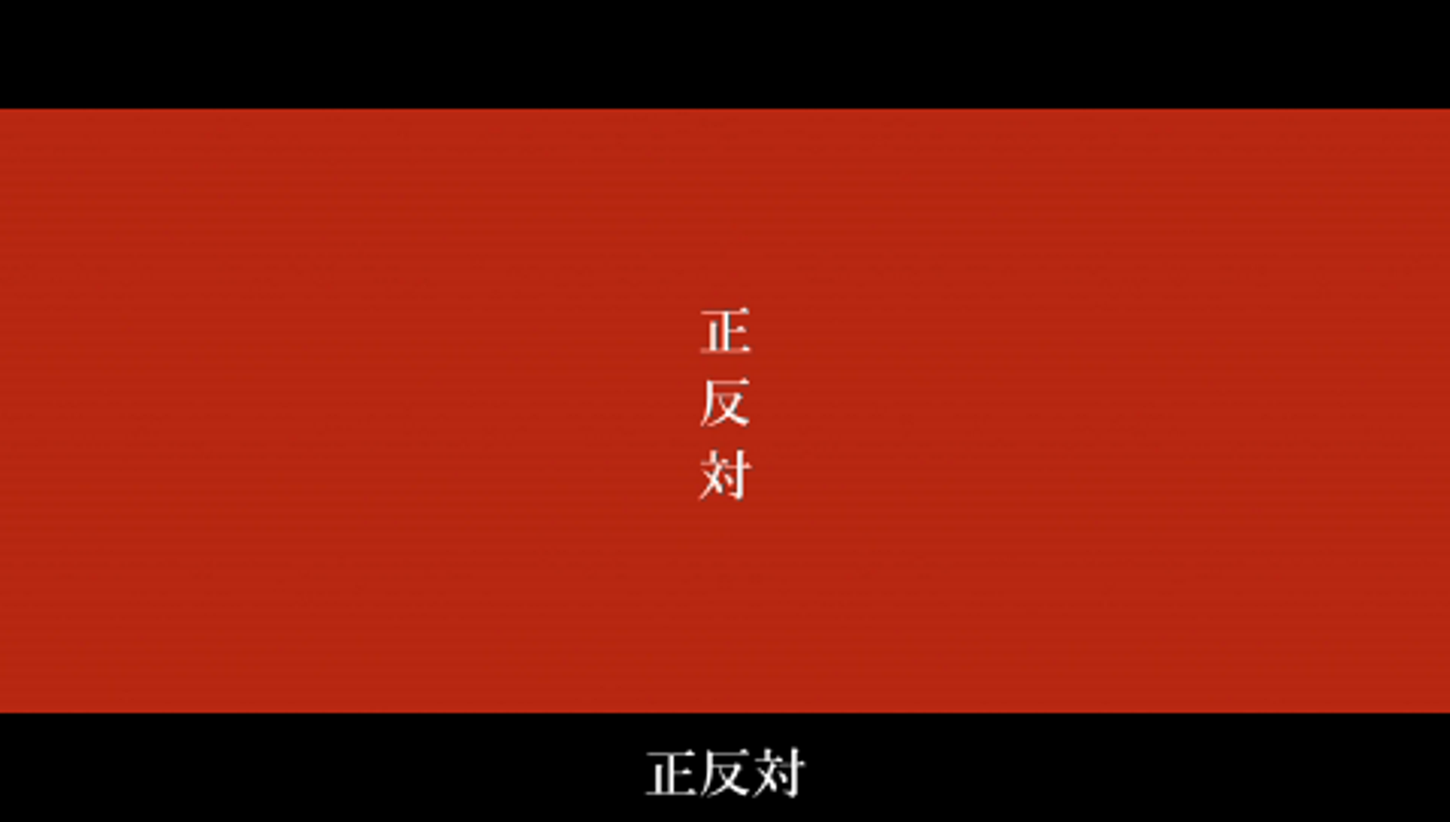
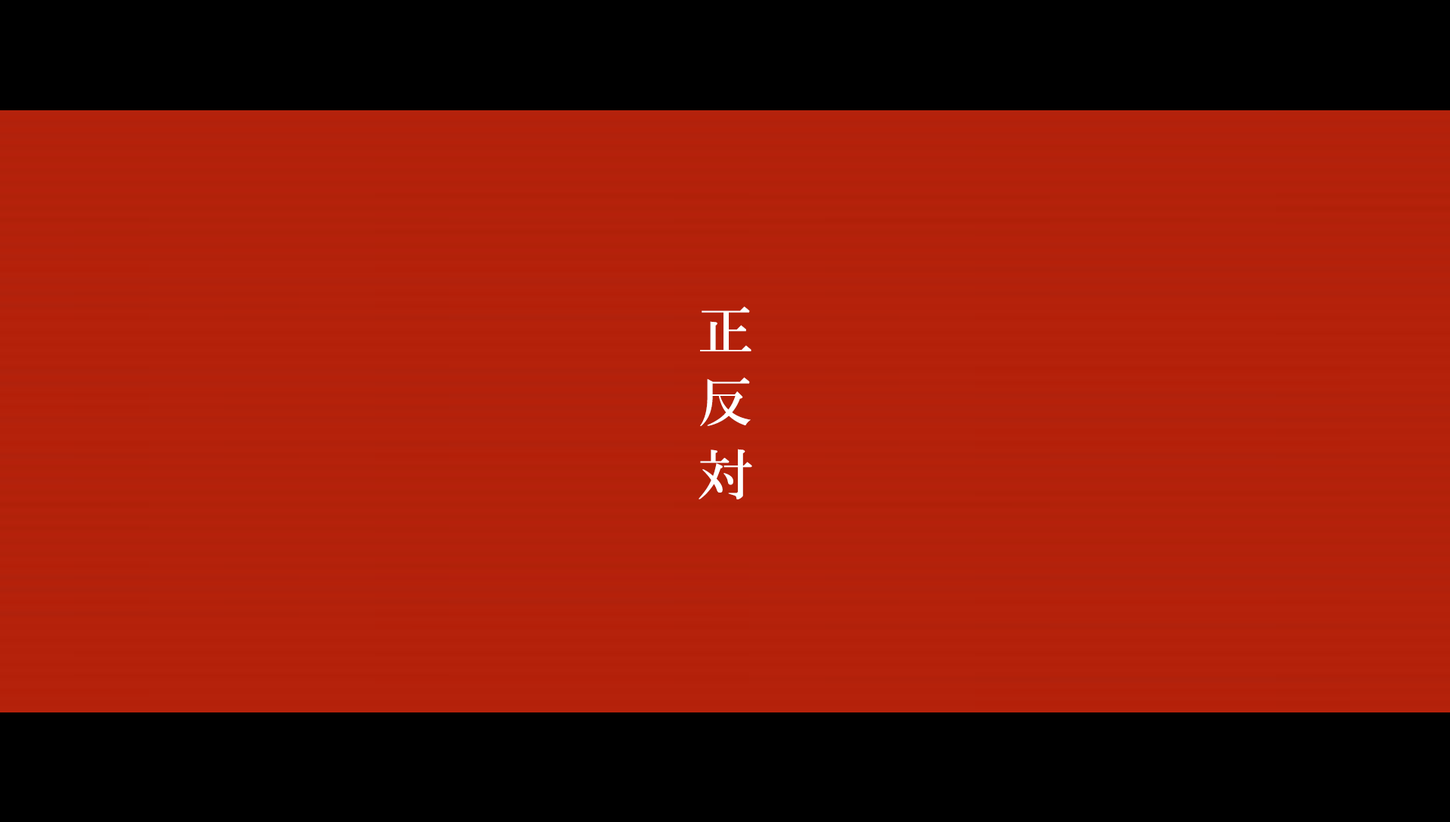
Comparing the layer stacks of the two w=1450, h=822 images. Changes:
added layer "正反対" above "Layer 2" over [left=698, top=305, right=753, bottom=500]
showed "Layer 2" over [left=0, top=107, right=1450, bottom=799]
